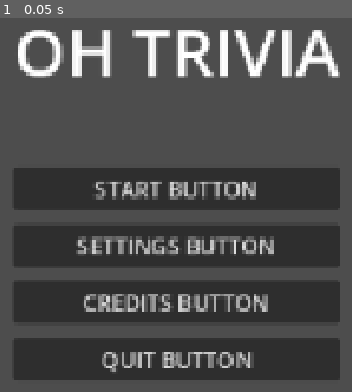
Above: before the commit, frame 1.
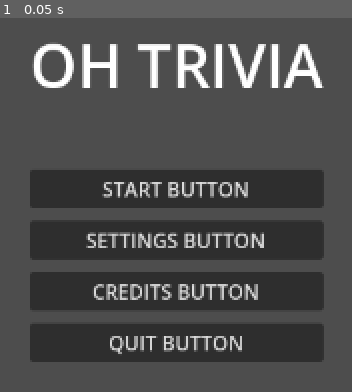
Above: after the commit, the same moment.

Repository: Mr-Patipa/Rockstair-Brackeys-Game-Jam-2026
Game: Godot game, scene res://Scenes/BaseGameScenes/MainMenu.tscn
Same seed, same stepped clock (60 frames per second), same inputs: the game is played once before the commit and once after it.
Inputs:
- Up to frame 1 (0.05 s): no input

The runs differ from the first frame. In frame 1, 32% of the frame differs, in the area x 3-97%, y 3-97%.

Commit message:
Base Settings UI

Diff:
--- a/brackey's-game/Scenes/BaseGameScenes/Settings.tscn
+++ b/brackey's-game/Scenes/BaseGameScenes/Settings.tscn
@@ -1,9 +1,169 @@
 [gd_scene format=3 uid="uid://cyttakvvvr38w"]
 
-[node name="Settings" type="Control" unique_id=828987176]
+[ext_resource type="Script" uid="uid://c4w7pgdrpul2p" path="res://Scenes/BaseGameScenes/settings.gd" id="1_covvd"]
+
+[sub_resource type="StyleBoxFlat" id="StyleBoxFlat_mr0gp"]
+bg_color = Color(0.40233153, 0.4023316, 0.4023314, 1)
+corner_radius_top_left = 16
+corner_radius_top_right = 16
+corner_radius_bottom_right = 16
+corner_radius_bottom_left = 16
+expand_margin_left = 24.0
+expand_margin_top = 8.0
+expand_margin_right = 24.0
+expand_margin_bottom = 24.0
+
+[node name="Settings" type="Control" unique_id=828987176 node_paths=PackedStringArray("master_h_slider", "music_h_slider", "sfx_h_slider", "option_button")]
 layout_mode = 3
 anchors_preset = 15
 anchor_right = 1.0
 anchor_bottom = 1.0
 grow_horizontal = 2
 grow_vertical = 2
+script = ExtResource("1_covvd")
+master_h_slider = NodePath("Panel/VBoxContainer2/VOLUME/Volume_MarginContainer/VBoxContainer/HBoxContainer/Master_HSlider")
+music_h_slider = NodePath("Panel/VBoxContainer2/VOLUME/Volume_MarginContainer/VBoxContainer/HBoxContainer2/Music_HSlider")
+sfx_h_slider = NodePath("Panel/VBoxContainer2/VOLUME/Volume_MarginContainer/VBoxContainer/HBoxContainer3/SFX_HSlider")
+option_button = NodePath("Panel/VBoxContainer2/DISPLAY/MarginContainer/VBoxContainer/HBoxContainer/OptionButton")
+
+[node name="Panel" type="Panel" parent="." unique_id=310904691]
+layout_mode = 1
+anchors_preset = 8
+anchor_left = 0.5
+anchor_top = 0.5
+anchor_right = 0.5
+anchor_bottom = 0.5
+offset_left = -190.0
+offset_top = -169.5
+offset_right = 190.0
+offset_bottom = 169.5
+grow_horizontal = 2
+grow_vertical = 2
+theme_override_styles/panel = SubResource("StyleBoxFlat_mr0gp")
+
+[node name="VBoxContainer2" type="VBoxContainer" parent="Panel" unique_id=648004674]
+layout_mode = 0
+offset_left = 24.0
+offset_top = 24.0
+offset_right = 356.0
+offset_bottom = 315.0
+theme_override_constants/separation = 16
+
+[node name="Label" type="Label" parent="Panel/VBoxContainer2" unique_id=94359861]
+layout_mode = 2
+theme_override_font_sizes/font_size = 48
+text = "SETTINGS"
+horizontal_alignment = 1
+
+[node name="VOLUME" type="VBoxContainer" parent="Panel/VBoxContainer2" unique_id=832759968]
+layout_mode = 2
+theme_override_constants/separation = 8
+
+[node name="Volume" type="Label" parent="Panel/VBoxContainer2/VOLUME" unique_id=2014521870]
+layout_mode = 2
+theme_override_font_sizes/font_size = 24
+text = "Volume"
+
+[node name="Volume_MarginContainer" type="MarginContainer" parent="Panel/VBoxContainer2/VOLUME" unique_id=1258464840]
+layout_mode = 2
+theme_override_constants/margin_left = 8
+
+[node name="VBoxContainer" type="VBoxContainer" parent="Panel/VBoxContainer2/VOLUME/Volume_MarginContainer" unique_id=648310123]
+layout_mode = 2
+
+[node name="HBoxContainer" type="HBoxContainer" parent="Panel/VBoxContainer2/VOLUME/Volume_MarginContainer/VBoxContainer" unique_id=440420285]
+layout_mode = 2
+theme_override_constants/separation = 24
+alignment = 1
+
+[node name="Master" type="Label" parent="Panel/VBoxContainer2/VOLUME/Volume_MarginContainer/VBoxContainer/HBoxContainer" unique_id=1493089543]
+custom_minimum_size = Vector2(120, 0)
+layout_mode = 2
+text = "Master"
+vertical_alignment = 1
+
+[node name="Master_HSlider" type="HSlider" parent="Panel/VBoxContainer2/VOLUME/Volume_MarginContainer/VBoxContainer/HBoxContainer" unique_id=1313487012]
+custom_minimum_size = Vector2(200, 0)
+layout_mode = 2
+size_flags_horizontal = 3
+size_flags_vertical = 4
+step = 5.0
+value = 70.0
+
+[node name="HBoxContainer2" type="HBoxContainer" parent="Panel/VBoxContainer2/VOLUME/Volume_MarginContainer/VBoxContainer" unique_id=1448095425]
+layout_mode = 2
+theme_override_constants/separation = 24
+alignment = 1
+
+[node name="Music" type="Label" parent="Panel/VBoxContainer2/VOLUME/Volume_MarginContainer/VBoxContainer/HBoxContainer2" unique_id=417726123]
+custom_minimum_size = Vector2(120, 0)
+layout_mode = 2
+text = "Music"
+vertical_alignment = 1
+
+[node name="Music_HSlider" type="HSlider" parent="Panel/VBoxContainer2/VOLUME/Volume_MarginContainer/VBoxContainer/HBoxContainer2" unique_id=95395444]
+custom_minimum_size = Vector2(200, 0)
+layout_mode = 2
+size_flags_horizontal = 3
+size_flags_vertical = 4
+step = 5.0
+value = 70.0
+
+[node name="HBoxContainer3" type="HBoxContainer" parent="Panel/VBoxContainer2/VOLUME/Volume_MarginContainer/VBoxContainer" unique_id=1059241095]
+layout_mode = 2
+theme_override_constants/separation = 24
+alignment = 1
+
+[node name="SFX" type="Label" parent="Panel/VBoxContainer2/VOLUME/Volume_MarginContainer/VBoxContainer/HBoxContainer3" unique_id=1308247573]
+custom_minimum_size = Vector2(120, 0)
+layout_mode = 2
+text = "Sound Effects"
+vertical_alignment = 1
+
+[node name="SFX_HSlider" type="HSlider" parent="Panel/VBoxContainer2/VOLUME/Volume_MarginContainer/VBoxContainer/HBoxContainer3" unique_id=1514325315]
+custom_minimum_size = Vector2(200, 0)
+layout_mode = 2
+size_flags_horizontal = 3
+size_flags_vertical = 4
+step = 5.0
+value = 70.0
+ticks_on_borders = true
+
+[node name="DISPLAY" type="VBoxContainer" parent="Panel/VBoxContainer2" unique_id=1489359086]
+layout_mode = 2
+theme_override_constants/separation = 8
+
+[node name="Display" type="Label" parent="Panel/VBoxContainer2/DISPLAY" unique_id=1076615859]
+layout_mode = 2
+theme_override_font_sizes/font_size = 24
+text = "Display"
+
+[node name="MarginContainer" type="MarginContainer" parent="Panel/VBoxContainer2/DISPLAY" unique_id=1915918804]
+layout_mode = 2
+theme_override_constants/margin_left = 8
+
+[node name="VBoxContainer" type="VBoxContainer" parent="Panel/VBoxContainer2/DISPLAY/MarginContainer" unique_id=1282775374]
+layout_mode = 2
+
+[node name="HBoxContainer" type="HBoxContainer" parent="Panel/VBoxContainer2/DISPLAY/MarginContainer/VBoxContainer" unique_id=1488810870]
+layout_mode = 2
+theme_override_constants/separation = 24
+alignment = 1
+
+[node name="Master" type="Label" parent="Panel/VBoxContainer2/DISPLAY/MarginContainer/VBoxContainer/HBoxContainer" unique_id=1509021088]
+custom_minimum_size = Vector2(120, 0)
+layout_mode = 2
+text = "Resolution"
+vertical_alignment = 1
+
+[node name="OptionButton" type="OptionButton" parent="Panel/VBoxContainer2/DISPLAY/MarginContainer/VBoxContainer/HBoxContainer" unique_id=793153661]
+custom_minimum_size = Vector2(200, 0)
+layout_mode = 2
+selected = 2
+item_count = 3
+popup/item_0/text = "1920x1080"
+popup/item_0/id = 0
+popup/item_1/text = "1600x900"
+popup/item_1/id = 1
+popup/item_2/text = "1280x720"
+popup/item_2/id = 2
--- /dev/null
+++ b/brackey's-game/Scenes/BaseGameScenes/settings.gd
@@ -0,0 +1,18 @@
+extends Control
+
+#VOLUME
+@export var master_h_slider: HSlider
+@export var music_h_slider: HSlider
+@export var sfx_h_slider: HSlider
+
+#DISPLAY
+@export var option_button: OptionButton
+
+# Called when the node enters the scene tree for the first time.
+func _ready() -> void:
+	pass # Replace with function body.
+
+
+# Called every frame. 'delta' is the elapsed time since the previous frame.
+func _process(delta: float) -> void:
+	pass
--- /dev/null
+++ b/brackey's-game/default_bus_layout.tres
@@ -0,0 +1,15 @@
+[gd_resource type="AudioBusLayout" format=3 uid="uid://baida003c6sd5"]
+
+[resource]
+bus/1/name = &"Music"
+bus/1/solo = false
+bus/1/mute = false
+bus/1/bypass_fx = false
+bus/1/volume_db = 0.0
+bus/1/send = &"Master"
+bus/2/name = &"SFX"
+bus/2/solo = false
+bus/2/mute = false
+bus/2/bypass_fx = false
+bus/2/volume_db = 0.0
+bus/2/send = &"Master"
--- a/brackey's-game/project.godot
+++ b/brackey's-game/project.godot
@@ -17,8 +17,9 @@
 
 [display]
 
-window/stretch/mode="canvas_items"
-window/stretch/aspect="expand"
+window/size/viewport_width=1280
+window/size/viewport_height=720
+window/stretch/mode="viewport"
 
 [physics]
 
Not shown, added: brackey's-game/Scenes/BaseGameScenes/settings.gd.uid
